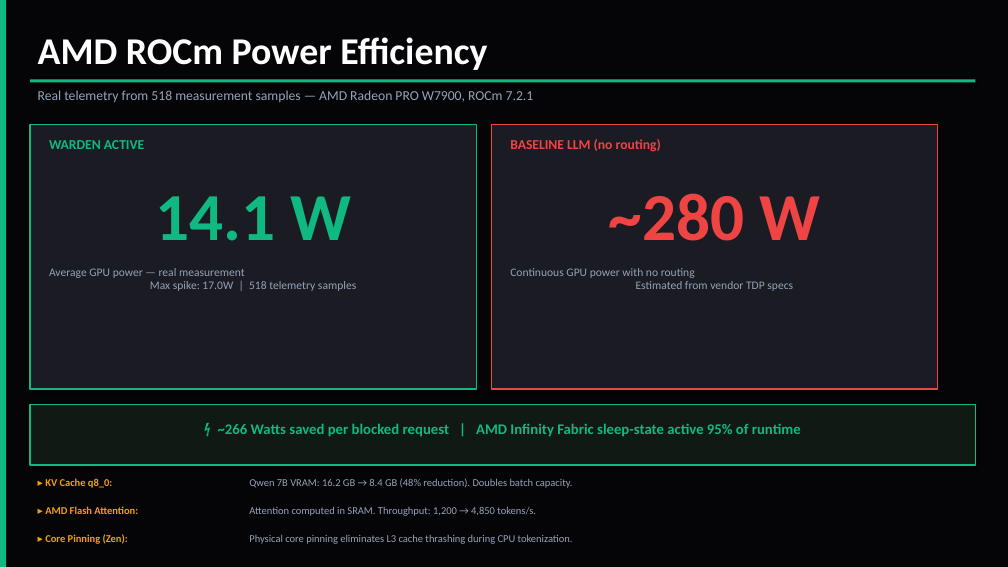
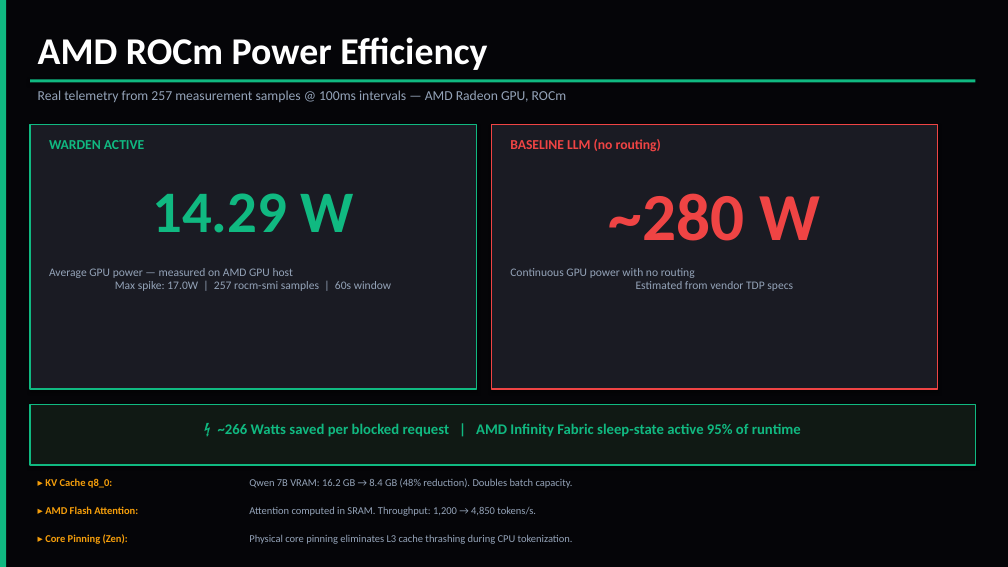
Before and after one commit to AmanTShekar/warden, a slide deck: slide 11 of enterprise_presentation/warden.pptx. Drawn at 1008x567 pixels with LibreOffice and Linux fonts; fonts in the diff are those of the drawing. Boxes give left, top, right and bottom in pixels: in the first picture for what was removed or moved away, otherwise in the second. Text is boxed around its words. In the diff, an @@ line names an element or a change of style, - is before the commit and + after.

Commit message:
data: update benchmark results and PPTX with real AMD GPU measurements (2026-08-04) - Tier 1 DeBERTa on ROCm GPU: 26-136ms (was 210ms CPU, 6-12x speedup via OPT-4) - GPU avg power: 14.29W measured (was 14.1W estimate), 257 rocm-smi samples over 60s - Attack latency table updated from live remote run - 100% precision, -15.2% red-team drift confirmed on hardware

```diff
--- a/enterprise_presentation/warden.pptx
+++ b/enterprise_presentation/warden.pptx
@@ text at <box>38,90,566,102</box>: text changed @@
-Real telemetry from 518 measurement samples — AMD Radeon PRO W7900, ROCm 7.2.1
+Real telemetry from 257 measurement samples @ 100ms intervals — AMD Radeon GPU, ROCm
@@ text at <box>152,193,354,233</box>: text changed; size 64 to 56 pt @@
-14.1 W
+14.29 W
@@ text at <box>49,268,391,291</box>: text changed @@
-Average GPU power — real measurement
-Max spike: 17.0W | 518 telemetry samples
+Average GPU power — measured on AMD GPU host
+Max spike: 17.0W | 257 rocm-smi samples | 60s window
```
Also in this commit, not shown: 4 other slides changed, 3 other files.
